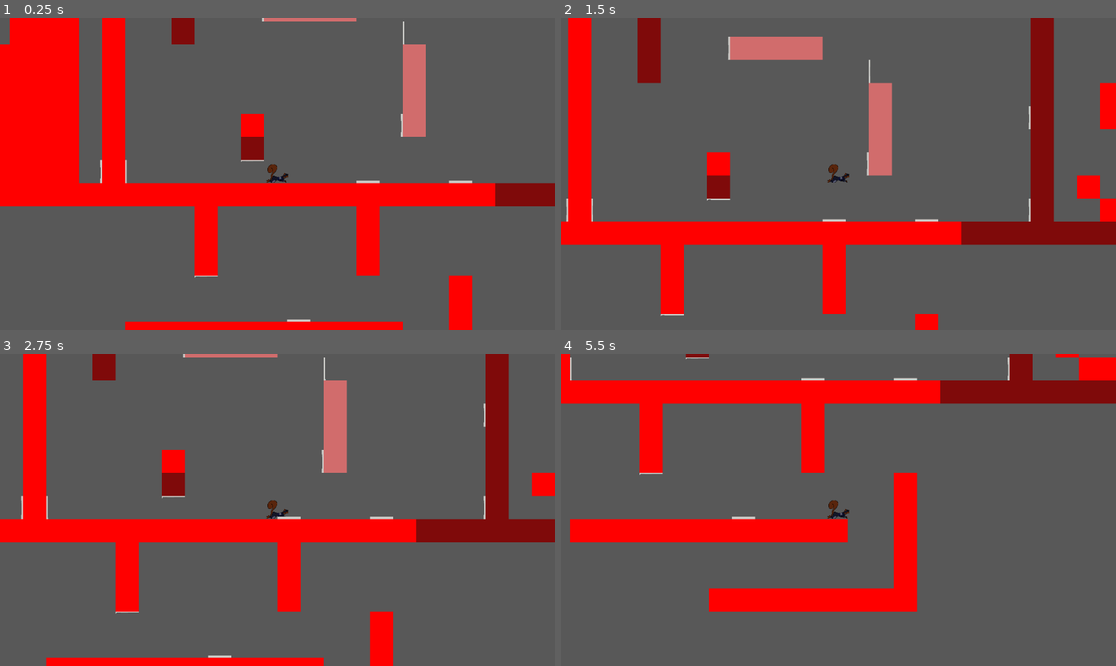
Above: before the commit, frames 1-4 (two rows, left to right).
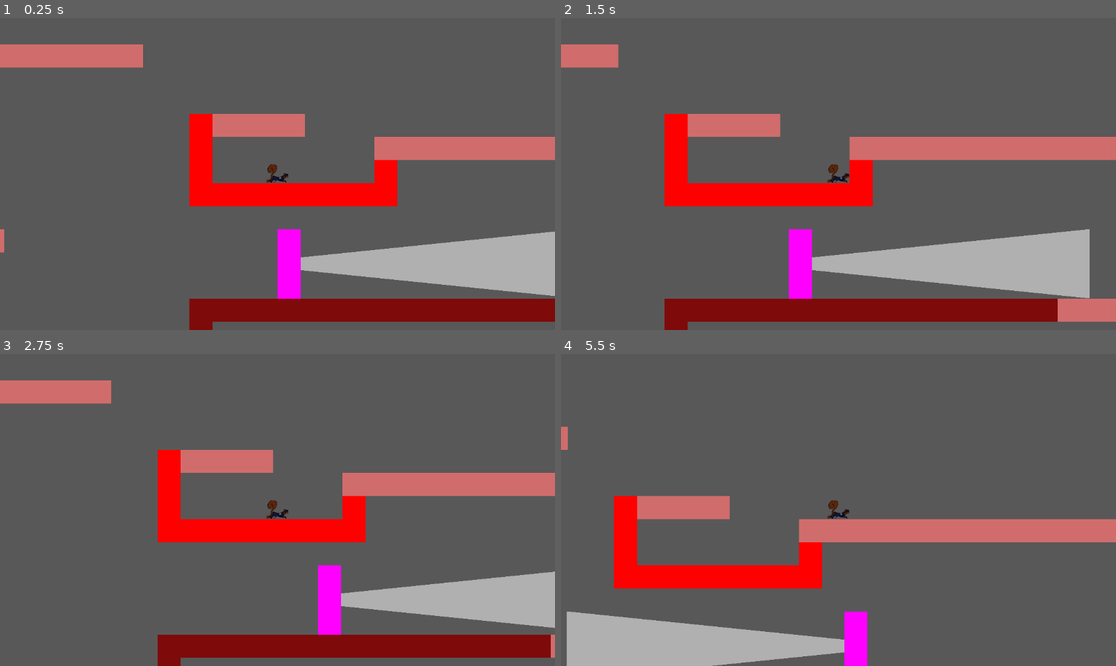
Above: after the commit, the same moments.

Repository: SupermanBritt/OperationNUTS
Game: Godot game, scene res://Scenes/testing.tscn
The game is run twice, just before and just after one commit, with the same random seed, the same clock (stepped at 60 frames per second) and the same inputs.
Inputs:
- Up to frame 1 (0.25 s): no input
- Up to frame 2 (1.5 s): hold Right (move_right) from 0.53 s (still down); tap Shift (vent) at 0.6, 1.35 s; tap Space (jump) at 0.77 s
- Up to frame 3 (2.75 s): tap Space (jump) at 1.52 s; release Right (move_right) at 2.03 s; hold Left (move_left) from 2.03 s (still down); tap Shift (vent) at 2.1 s
- Up to frame 4 (5.5 s): release Left (move_left) at 2.78 s; hold Right (move_right) 2.78-4.28 s; tap Shift (vent) every 0.75 s from 2.85 to 5.1 s; tap Space (jump) at 3.02, 3.77, 4.52 s; hold Left (move_left) 4.28-5.03 s; hold Right (move_right) from 5.03 s (still down)

The runs differ from the first frame. In frame 1, 37% of the frame differs, in the area x 0-100%, y 0-100%; in frame 2, 41%; in frame 3, 31%; in frame 4, 34%.

Commit message:
Enemy movement
Enemy movement is not run through the Enemy script and not based on a path

Diff:
--- a/Scenes/testing.tscn
+++ b/Scenes/testing.tscn
@@ -1,9 +1,10 @@
-[gd_scene load_steps=9 format=3 uid="uid://cluonem1j2p4h"]
+[gd_scene load_steps=10 format=3 uid="uid://cluonem1j2p4h"]
 
 [ext_resource type="Texture2D" uid="uid://evynel21dtow" path="res://Textures/Untitled.png" id="1_hbjj8"]
 [ext_resource type="PackedScene" uid="uid://coogyl0u8ymia" path="res://Sprites/Squirrel.tscn" id="1_nn10j"]
 [ext_resource type="Texture2D" uid="uid://8p3n7a4q62ok" path="res://Tilesheets/New Piskel.png" id="2_tp4q6"]
 [ext_resource type="Texture2D" uid="uid://dmoc3ibejtou8" path="res://Tilesheets/ventsTile.png" id="4_7eek8"]
+[ext_resource type="PackedScene" uid="uid://btkbvpehjqw01" path="res://Sprites/Enemy.tscn" id="5_84cy3"]
 
 [sub_resource type="TileSetAtlasSource" id="TileSetAtlasSource_cuxid"]
 texture = ExtResource("2_tp4q6")
@@ -81,20 +82,23 @@
 [node name="testing" type="Node2D"]
 
 [node name="Sprite2D" type="Sprite2D" parent="."]
-position = Vector2(3557, 1049)
+position = Vector2(2912, 1568)
 scale = Vector2(158.712, 94.5908)
 texture = ExtResource("1_hbjj8")
 
 [node name="Squirrel" parent="." instance=ExtResource("1_nn10j")]
-position = Vector2(-12847, -1524)
+position = Vector2(-3112, -15896)
 
 [node name="TileMap" type="TileMap" parent="."]
 tile_set = SubResource("TileSet_aa4oc")
 format = 2
 layer_0/name = "FloorAndWalls"
-layer_0/tile_data = PackedInt32Array(-65565, 1, 0, -65564, 1 …(9259 unchanged characters)… 88, 1, 0, -1441824, 1, 0, -1507360, 1, 0)
+layer_0/tile_data = PackedInt32Array(-65565, 1, 0, -65564, 1 …(9259 unchanged characters)… 88, 1, 0, -1441824, 1, 0, -1507360, 1, 0, -1638408, 1, 0, -1638407, 1, 0, -1638406, 1, 0, -1638405, 1, 0, -1638404, 1, 0, -1638403, 1, 0, -1638402, 1, 0, -1638401, 1, 0, -1703937, 1, 0, -1638409, 1, 0, -1703945, 1, 0, -1769481, 1, 0, -1835017, 1, 0)
 
 [node name="Debugger" type="Sprite2D" parent="."]
 visible = false
 position = Vector2(-13800, -1800)
 texture = SubResource("PlaceholderTexture2D_fsfy4")
+
+[node name="Enemy" parent="." instance=ExtResource("5_84cy3")]
+position = Vector2(-3000, -13500)
--- a/Scripts/Enemy.gd
+++ b/Scripts/Enemy.gd
@@ -2,13 +2,36 @@
 
 @export var gravity : float = 6000.0
 @export var speed : float = 750.0
-@export var pathLength : float = 4000
-var distanceTravelled
+@export var pathLength : float = 4000.0
+var currentX
+var startingX
+
+func _ready():
+	startingX = get_position().x
+	currentX = startingX
+	velocity.x = speed
+	scale.x = -1
 
 func _physics_process(delta):
+	# Getting the current X position
+	currentX = get_position().x
+
 	# Add the gravity.
 	if not is_on_floor():
 		velocity.y += gravity * delta
+
+	# Checking if the enemy has traveled the pathLength
+	if abs(startingX-currentX) >= pathLength:
+		scale.x *= -1
+		velocity.x = -1 * speed
+		print("Scale is: ", scale.x)
+
+	# Checking if the enemy has returned to the starting position
+	if currentX <= startingX:
+		scale.x *= -1
+		velocity.x = speed
+		print("Scale is: ", scale.x)
+
 	move_and_slide()
 
 #func _process(delta):
